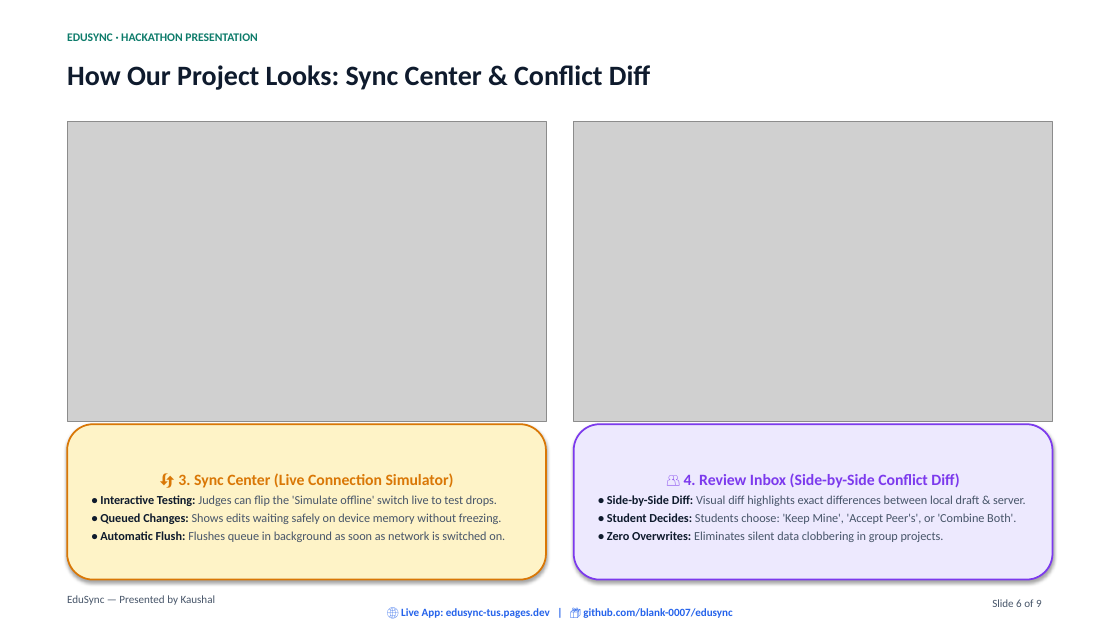
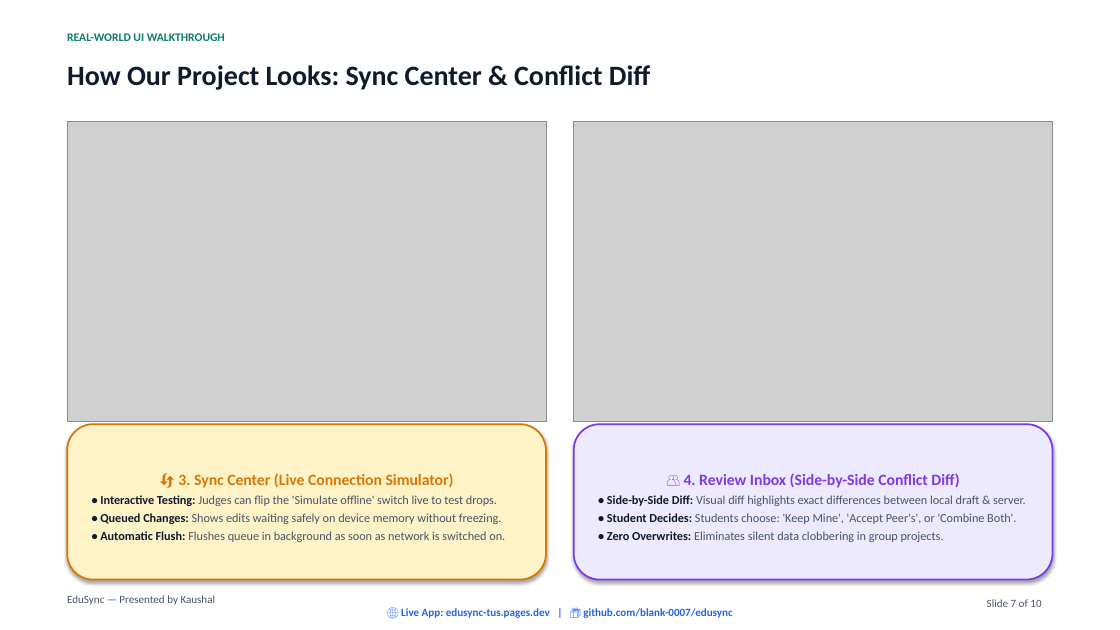
Before and after one commit to blank-0007/edusync, a slide deck: slide 7 of EduSync-Presentation.pptx (slide 6 before the commit). Drawn at 1120x630 pixels with LibreOffice and Linux fonts; fonts in the diff are those of the drawing; grey boxes stand for pictures. Boxes give left, top, right and bottom in pixels: in the first picture for what was removed or moved away, otherwise in the second. Text is boxed around its words. In the diff, an @@ line names an element or a change of style, - is before the commit and + after.

```diff
--- a/EduSync-Presentation.pptx
+++ b/EduSync-Presentation.pptx
@@ text at [67, 33, 225, 41]: text changed @@
-EDUSYNC · HACKATHON PRESENTATION
+REAL-WORLD UI WALKTHROUGH
@@ text at [987, 599, 1041, 607]: text changed @@
-Slide 6 of 9
+Slide 7 of 10
```
Also in this commit, not shown: 8 other slides changed, 1 slide added, 11 other files.
